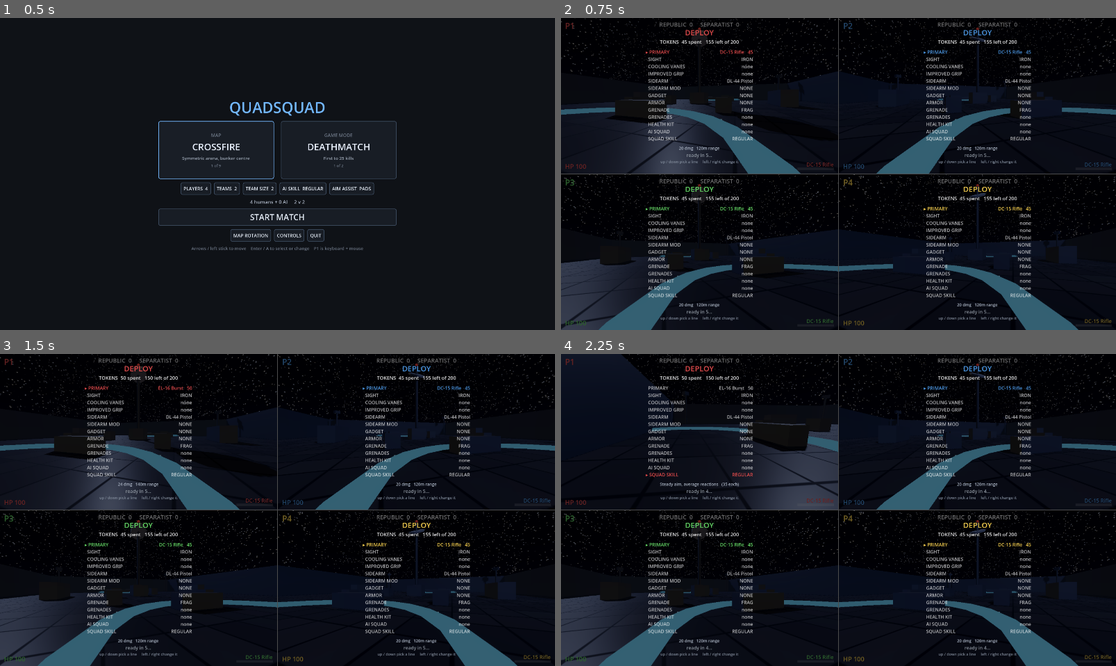
Above: before the commit, frames 1-4 (two rows, left to right).
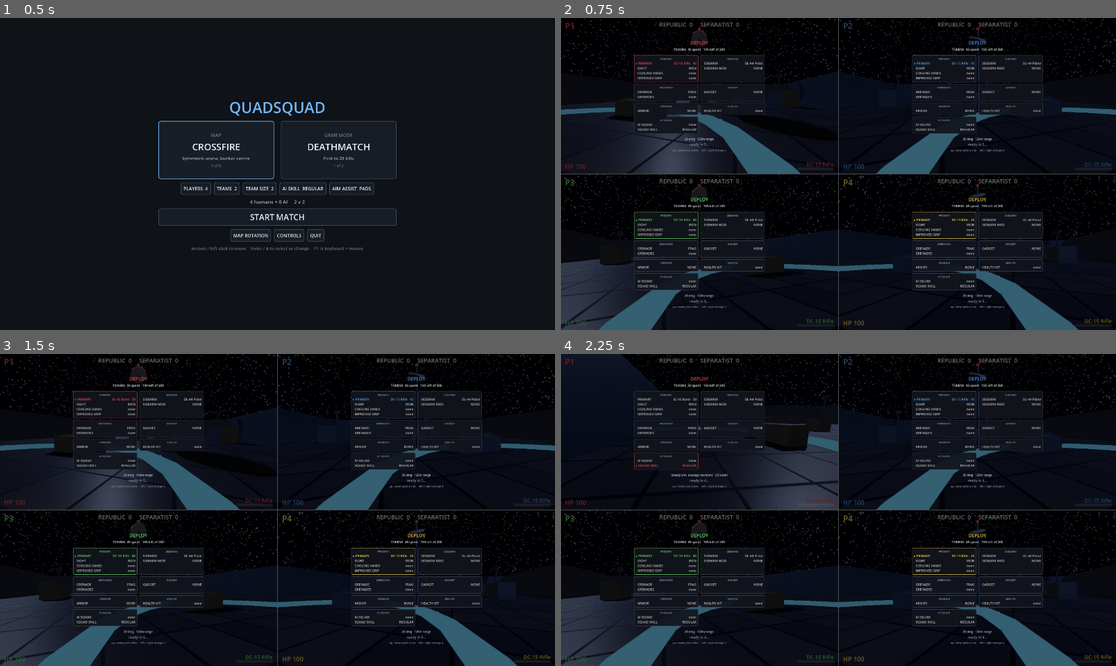
Above: after the commit, the same moments.

Repository: jstucor/quadsquad
Game: Godot game, scene res://scenes/menu.tscn
Two runs of this game, one before a commit and one after it. Both use one fixed random seed, a clock stepped at 60 frames per second and the inputs below.
Inputs (mouse positions are in pixels of both pictures, inside the frame that each line leads up to):
- Up to frame 1 (0.5 s): no input
- Up to frame 2 (0.75 s): click "START MATCH" at 0.5 s
- Up to frame 3 (1.5 s): tap Enter at 1.25 s; move the mouse to (399, 494) at 1.27 s; hold D (kb_right) from 1.28 s (still down); tap Q at 1.35 s; click (399, 494) at 1.42 s
- Up to frame 4 (2.25 s): tap Space at 1.52, 2 s; move the mouse to (810, 510) at 2.02 s; release D (kb_right) at 2.03 s; hold W (kb_forward) from 2.03 s (still down); tap Ctrl at 2.1 s; click (810, 510) at 2.17 s

Frame 1 is identical in both runs. In frame 2, 8.9% of the frame differs, in the area x 13-87%, y 3-98%; in frame 3, 8.9%; in frame 4, 8.6%.

Commit message:
Rebuild the buy screen as category boxes
The loadout screen was a flat list of thirteen rows. It is now a grid of
boxes -- PRIMARY (the gun with its sight, cooling and grip together),
SIDEARM (gun and its mod), GRENADES (type and count), GADGET, ARMOUR,
HEALTH and AI SQUAD -- with the box holding the cursor taking the player's
own colour, so which category you are in reads from across a four-way
split.

This is a LAYOUT change only: the cursor still walks the same flat
Loadout.Row list, and it has to. Four players shop at once on one screen
and only P1 has a mouse, so navigation stays on each player's own stick or
keys -- a click-to-select buy screen would work for exactly one of the
four. The boxes are how it is arranged, not how it is driven.

Sizing is picked off human_players. The full-size layout is comfortable at
one player but runs off both edges of a quarter-screen viewport, so a
four-way split gets tighter columns and smaller type. Checked with all four
players parked on different boxes: every quadrant fits, and each highlights
its own category in its own colour.

Co-Authored-By: Claude Opus 4.8 <noreply@anthropic.com>

Diff:
--- a/godot/scripts/main.gd
+++ b/godot/scripts/main.gd
@@ -511,6 +511,37 @@
 ## cursor is on, and the deploy prompt. Shown at match start (DEPLOY) and after
 ## every death (ELIMINATED). Each player drives their own quadrant, so all four
 ## shop at once; nobody spawns until they press deploy.
+## How the buy screen is grouped into boxes: a heading, and the Loadout rows
+## that live inside it. Every row still belongs to exactly one box, so the
+## cursor walks the same flat row list it always did — the boxes are how it is
+## LAID OUT, not a change to how it is driven. That matters because four players
+## shop at once on one screen: only P1 has a mouse, so navigation has to stay on
+## each player's own stick or keys.
+const BUY_BOXES: Array[Dictionary] = [
+	{"name": "PRIMARY", "rows": [Loadout.Row.WEAPON, Loadout.Row.SIGHT,
+		Loadout.Row.COOLING, Loadout.Row.GRIP]},
+	{"name": "SIDEARM", "rows": [Loadout.Row.SECONDARY, Loadout.Row.SECONDARY_MOD]},
+	{"name": "GRENADES", "rows": [Loadout.Row.GRENADE_TYPE, Loadout.Row.GRENADES]},
+	{"name": "GADGET", "rows": [Loadout.Row.GADGET]},
+	{"name": "ARMOUR", "rows": [Loadout.Row.ARMOR]},
+	{"name": "HEALTH", "rows": [Loadout.Row.MEDKITS]},
+	{"name": "AI SQUAD", "rows": [Loadout.Row.SQUAD, Loadout.Row.SQUAD_SKILL]},
+]
+const BUY_COLUMNS := 2
+## The boxes have to fit whatever slice of the screen this player owns. At four
+## players a viewport is a quarter of the window, and the full-size layout runs
+## off both edges of it, so the whole screen is measured off the player count.
+const BUY_WIDE := {"name": 150, "value": 150, "text": 14, "head": 12, "title": 22}
+const BUY_TIGHT := {"name": 104, "value": 96, "text": 11, "head": 9, "title": 16}
+const BUY_BOX_EDGE := Color(0.26, 0.30, 0.36)
+const BUY_BOX_BG := Color(0.07, 0.08, 0.11, 0.92)
+
+
+## The buy screen for one viewport: a grid of category boxes, the budget above
+## them, a blurb for whatever the cursor is on, and the deploy prompt. Shown at
+## match start (DEPLOY) and after every death (ELIMINATED). Each player drives
+## their own quadrant, so all four shop at once; nobody spawns until they press
+## deploy.
 func _build_buy_screen(player: Player, color: Color) -> Control:
 	var panel := Control.new()
 	panel.set_anchors_preset(Control.PRESET_FULL_RECT)
@@ -528,45 +559,66 @@
 	column.grow_horizontal = Control.GROW_DIRECTION_BOTH
 	column.grow_vertical = Control.GROW_DIRECTION_BOTH
 	column.alignment = BoxContainer.ALIGNMENT_CENTER
-	column.add_theme_constant_override("separation", 2)
+	column.add_theme_constant_override("separation", 4)
 	panel.add_child(column)
 
-	var title := _centred_label("ELIMINATED", 26, ELIMINATED_COLOR)
+	var m: Dictionary = BUY_WIDE if GameState.human_players == 1 else BUY_TIGHT
+	var title := _centred_label("ELIMINATED", m["title"], ELIMINATED_COLOR)
 	column.add_child(title)
-	var budget := _centred_label("", 17, Color(1, 1, 1, 0.9))
+	var budget := _centred_label("", m["head"] + 2, Color(1, 1, 1, 0.9))
 	column.add_child(budget)
-	column.add_child(_spacer(8))
-
-	# Two labels per row — name left, selection right, both fixed width — so the
-	# list reads as aligned columns instead of ragged centred lines.
-	# _refresh_buy_screen rewrites the text in place, so scrolling churns no nodes.
-	var rows: Array[Label] = []
+	column.add_child(_spacer(4))
+
+	# One panel per category, laid out in a grid. Row labels are kept in a flat
+	# array indexed by Loadout.Row, so _refresh_buy_screen can address any row
+	# without knowing which box it ended up in.
+	var grid := GridContainer.new()
+	grid.columns = BUY_COLUMNS
+	grid.add_theme_constant_override("h_separation", 8)
+	grid.add_theme_constant_override("v_separation", 6)
+	column.add_child(grid)
+
+	var names: Array[Label] = []
 	var values: Array[Label] = []
-	for i in Loadout.Row.size():
-		var line := HBoxContainer.new()
-		line.add_theme_constant_override("separation", 12)
-		var name_label := _centred_label("", 16, Color(1, 1, 1, 0.85))
-		name_label.horizontal_alignment = HORIZONTAL_ALIGNMENT_LEFT
-		name_label.custom_minimum_size = Vector2(190, 0)
-		line.add_child(name_label)
-		var value_label := _centred_label("", 16, Color(1, 1, 1, 0.85))
-		value_label.horizontal_alignment = HORIZONTAL_ALIGNMENT_RIGHT
-		value_label.custom_minimum_size = Vector2(170, 0)
-		line.add_child(value_label)
-		column.add_child(line)
-		rows.append(name_label)
-		values.append(value_label)
-
-	column.add_child(_spacer(8))
-	var blurb := _centred_label("", 14, Color(0.7, 0.74, 0.8))
+	var frames: Array[PanelContainer] = []
+	names.resize(Loadout.Row.size())
+	values.resize(Loadout.Row.size())
+	frames.resize(Loadout.Row.size())
+	for box in BUY_BOXES:
+		var frame := PanelContainer.new()
+		frame.add_theme_stylebox_override("panel", _buy_panel(BUY_BOX_EDGE))
+		grid.add_child(frame)
+		var inner := VBoxContainer.new()
+		inner.add_theme_constant_override("separation", 1)
+		frame.add_child(inner)
+		inner.add_child(_centred_label(box["name"], m["head"], Color(0.55, 0.60, 0.68)))
+		for row in box["rows"]:
+			var line := HBoxContainer.new()
+			line.add_theme_constant_override("separation", 10)
+			var name_label := _centred_label("", m["text"], Color(1, 1, 1, 0.85))
+			name_label.horizontal_alignment = HORIZONTAL_ALIGNMENT_LEFT
+			name_label.custom_minimum_size = Vector2(m["name"], 0)
+			line.add_child(name_label)
+			var value_label := _centred_label("", m["text"], Color(1, 1, 1, 0.85))
+			value_label.horizontal_alignment = HORIZONTAL_ALIGNMENT_RIGHT
+			value_label.custom_minimum_size = Vector2(m["value"], 0)
+			line.add_child(value_label)
+			inner.add_child(line)
+			names[row] = name_label
+			values[row] = value_label
+			frames[row] = frame
+
+	column.add_child(_spacer(4))
+	var blurb := _centred_label("", m["head"] + 1, Color(0.7, 0.74, 0.8))
 	column.add_child(blurb)
-	var prompt := _centred_label("", 16, Color(0.62, 0.66, 0.72))
+	var prompt := _centred_label("", m["head"] + 3, Color(0.62, 0.66, 0.72))
 	column.add_child(prompt)
 	column.add_child(_centred_label(
-		"up / down pick a line     left / right change it", 13, Color(0.5, 0.54, 0.6)))
+		"up / down pick a line     left / right change it",
+		m["head"], Color(0.5, 0.54, 0.6)))
 
 	var refresh := func() -> void:
-		_refresh_buy_screen(player, color, rows, values, budget, blurb, prompt)
+		_refresh_buy_screen(player, color, names, values, frames, budget, blurb, prompt)
 	player.buy_changed.connect(func(_row: int) -> void: refresh.call())
 	player.deploy_ready.connect(func() -> void: refresh.call())
 	player.died.connect(func(eliminated: bool) -> void:
@@ -581,24 +633,41 @@
 	return panel
 
 
+func _buy_panel(edge: Color) -> StyleBoxFlat:
+	var sb := StyleBoxFlat.new()
+	sb.bg_color = BUY_BOX_BG
+	sb.border_color = edge
+	sb.set_border_width_all(1)
+	sb.set_corner_radius_all(4)
+	sb.set_content_margin_all(6)
+	return sb
+
+
 ## Rewrite the buy screen's text for the player's current pending build. The
-## cursor row is bracketed and tinted; rows you can't currently afford to step
-## up are still shown, they just refuse to change.
-func _refresh_buy_screen(player: Player, color: Color, rows: Array[Label],
-		values: Array[Label], budget: Label, blurb: Label, prompt: Label) -> void:
+## cursor row is bracketed and tinted, and the BOX holding it takes the player's
+## colour on its border — so which category you are in reads at a glance even
+## from the far side of a four-way split.
+func _refresh_buy_screen(player: Player, color: Color, names: Array[Label],
+		values: Array[Label], frames: Array[PanelContainer],
+		budget: Label, blurb: Label, prompt: Label) -> void:
 	var build := player.pending
 	budget.text = "TOKENS  %d spent   %d left of %d" % [
 		build.cost(), build.remaining(), Loadout.BUDGET]
-	for i in rows.size():
+	var active: PanelContainer = frames[player.buy_row]
+	for i in names.size():
 		var selected := i == player.buy_row
 		var tint := color if selected else Color(1, 1, 1, 0.72)
-		rows[i].text = "%s %s" % ["\u25b8" if selected else " ", build.row_label(i)]
+		names[i].text = "%s %s" % ["\u25b8" if selected else " ", build.row_label(i)]
 		var cost := build.row_cost(i)
 		values[i].text = build.row_value(i)
 		if cost > 0:
 			values[i].text += "   %d" % cost
-		rows[i].add_theme_color_override("font_color", tint)
+		names[i].add_theme_color_override("font_color", tint)
 		values[i].add_theme_color_override("font_color", tint)
+	for frame in frames:
+		if frame != null:
+			frame.add_theme_stylebox_override("panel",
+				_buy_panel(color if frame == active else BUY_BOX_EDGE))
 	blurb.text = build.row_blurb(player.buy_row, player.input_device)
 	# Count the lock down out loud: a silent "standby" for five seconds reads
 	# exactly like a match that has failed to start.
Not shown, changed: CLAUDE.md
